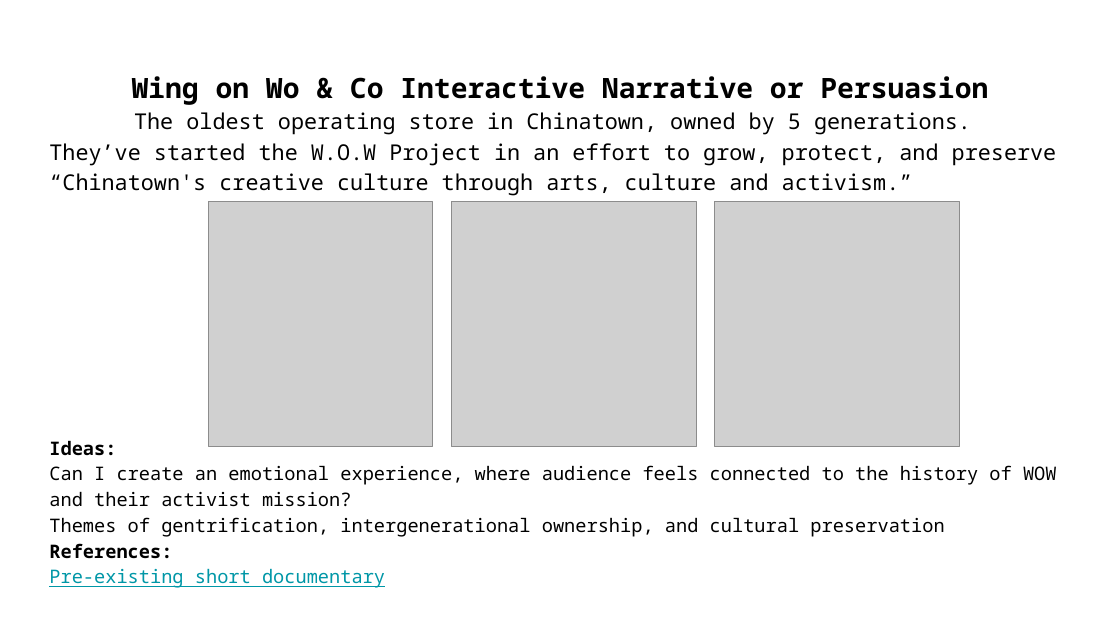
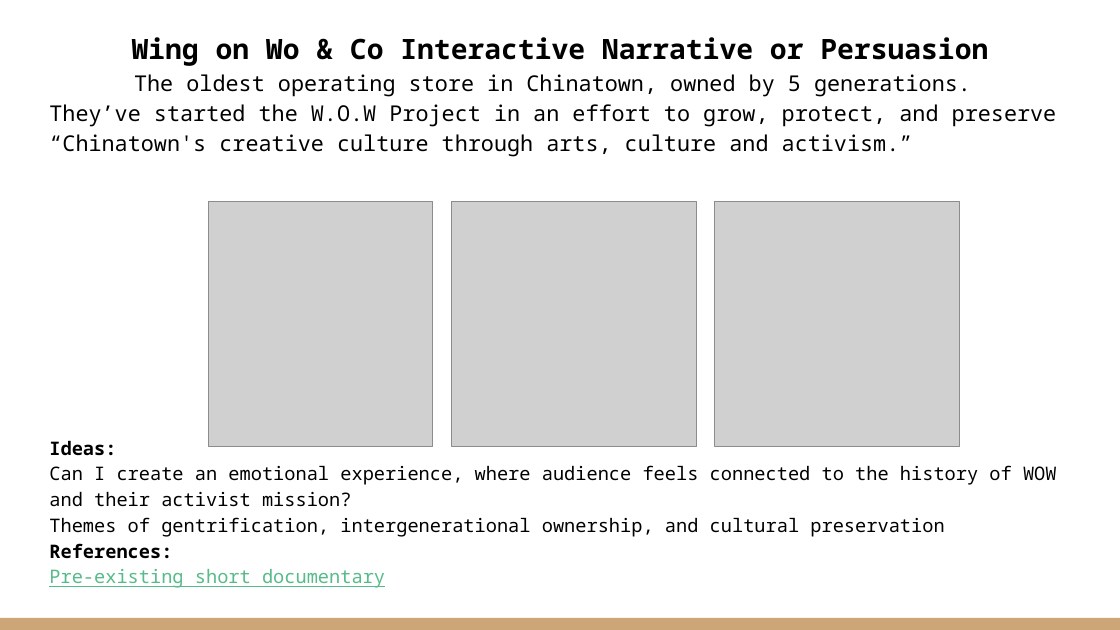
Before and after one commit to ss12430/Final_Project, a slide deck: slide 4 of Creative Coding - RoundTable Presentation.pptx. Drawn at 1120x630 pixels with LibreOffice and Linux fonts; fonts in the diff are those of the drawing; grey boxes stand for pictures. Boxes give left, top, right and bottom in pixels: in the first picture for what was removed or moved away, otherwise in the second. Text is boxed around its words. In the diff, an @@ line names an element or a change of style, - is before the commit and + after.

```diff
--- a/Creative Coding - RoundTable Presentation.pptx
+++ b/Creative Coding - RoundTable Presentation.pptx
@@ title "Wing on Wo & Co ..." at (49,37,1057,157): vertical alignment top to bottom @@
@@ text at (49,569,385,588): text colour #0097A7 to #57BB8A in "Pre-existing short documentary" @@
@@ rectangle added at (0,618,1120,630), fill #CCA677 @@
```
Also in this commit, not shown: 4 other slides changed.
